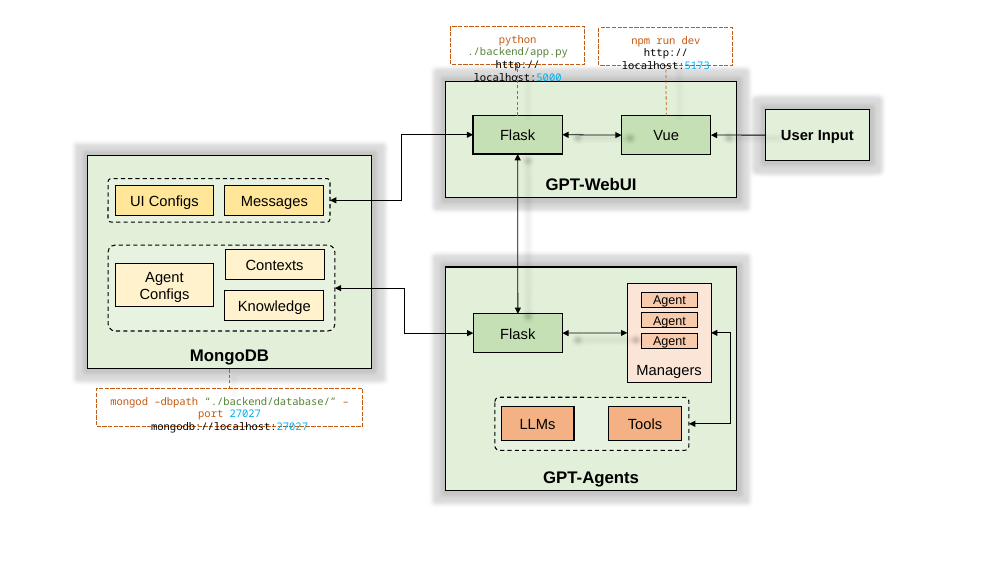
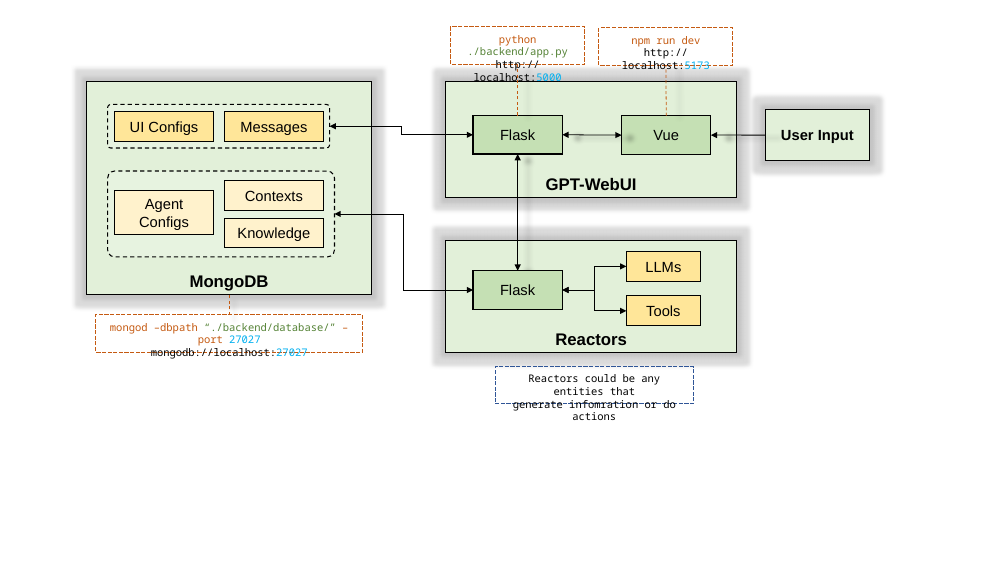
Before and after one commit to Hansimov/GPT-WebUI, a slide deck: slide 1 of examples/architecture.pptx. Drawn at 1008x567 pixels with LibreOffice and Linux fonts; fonts in the diff are those of the drawing. Boxes give left, top, right and bottom in pixels: in the first picture for what was removed or moved away, otherwise in the second. Text is boxed around its words. In the diff, an @@ line names an element or a change of style, - is before the commit and + after.

Commit message:
[Doc] Update architecture to make it more general, and move GPT-Agents part

```diff
--- a/examples/architecture.pptx
+++ b/examples/architecture.pptx
@@ elbow double arrow moved from (473, 135) - (330, 200) to (473, 135) - (330, 126) @@
@@ double arrow moved from (518, 314) - (518, 154) to (518, 271) - (518, 154) @@
@@ 3 rectangles: place and size @@
-3 rectangles at (115, 250, 324, 321)
+3 rectangles at (115, 181, 324, 248)
@@ elbow double arrow moved from (473, 333) - (335, 288) to (473, 290) - (334, 214) @@
@@ rectangle "Reactors": place and size @@
-rectangle "Reactors" at (446, 267, 737, 491)
+rectangle "Reactors" at (446, 240, 737, 352)
@@ elbow double arrow added from (627, 266) to (563, 290), #000000 0.75 pt @@
@@ rectangle "LLMs" at (627, 251, 701, 281): fill #F4B183 to #FFE699 @@
@@ rectangle "LLMs": place and size @@
-rectangle "LLMs" at (501, 407, 574, 441)
+rectangle "LLMs" at (627, 251, 701, 281)
@@ 4 rectangles, 2 rounded rectangles, 1 line: place and size @@
-4 rectangles, 2 rounded rectangles, 1 line at (87, 156, 372, 426)
+4 rectangles, 2 rounded rectangles, 1 line at (87, 82, 372, 352)
@@ rectangle "Flask": place and size @@
-rectangle "Flask" at (473, 314, 563, 352)
+rectangle "Flask" at (473, 271, 563, 309)
@@ elbow double arrow added from (627, 311) to (563, 290), #000000 0.75 pt @@
@@ rectangle "Tools": place and size @@
-rectangle "Tools" at (609, 407, 681, 441)
+rectangle "Tools" at (627, 296, 701, 326)
@@ rectangle "Tools" at (627, 296, 701, 326): fill #F4B183 to #FFE699 @@
@@ rectangle removed at (628, 284, 712, 383) @@
-Managers
@@ rectangle removed at (641, 293, 698, 308) @@
-Agent
@@ rectangle removed at (641, 312, 698, 327) @@
-Agent
@@ text in rectangle at (555, 333, 627, 345): text changed @@
-GPT-Agents
+Reactors
@@ double arrow removed from (628, 333) to (563, 333) @@
@@ rectangle removed at (641, 333, 698, 349) @@
-Agent
@@ elbow double arrow removed from (689, 424) to (712, 333) @@
@@ rectangle added at (496, 367, 693, 405), outline #2F5597 0.75 pt dashed, 10 pt, text #000000 @@
+Reactors could be any entities that
+generate infomration or do actions
@@ rounded rectangle removed at (495, 397, 690, 450) @@
```
Also in this commit, not shown: 1 slide removed, 4 other files.
